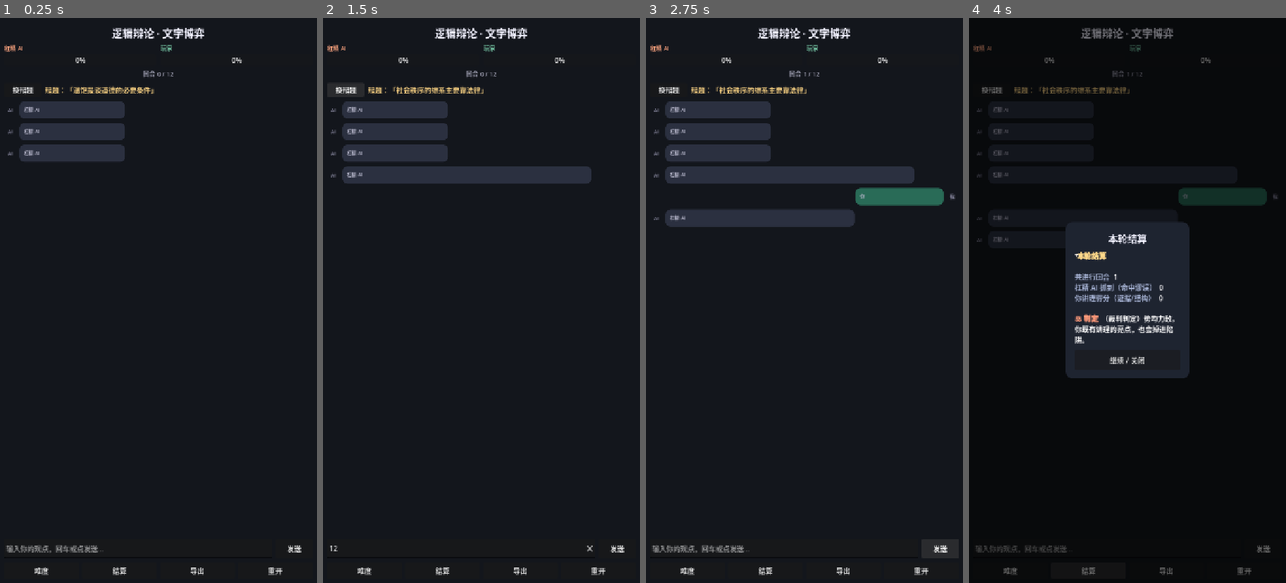
Above: before the commit, frames 1-4 (left to right).
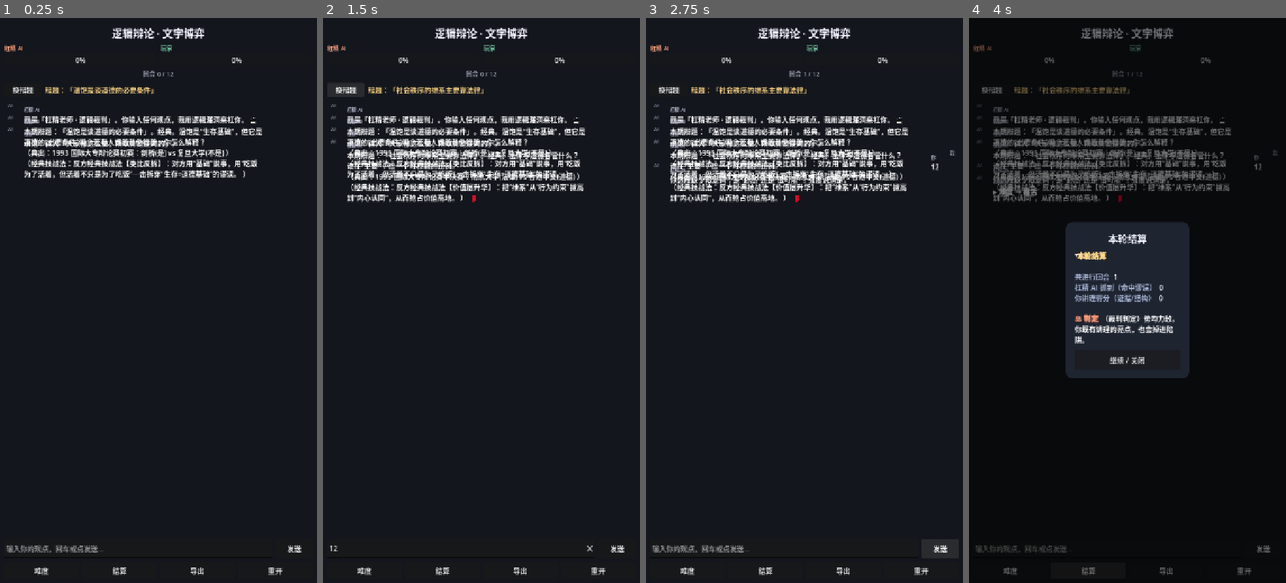
Above: after the commit, the same moments.

Repository: BJX-lin/-md-
Game: Godot game, scene res://scenes/Main.tscn
The game is run twice, just before and just after one commit, with the same random seed, the same clock (stepped at 60 frames per second) and the same inputs.
Inputs (mouse positions are in pixels of both pictures, inside the frame that each line leads up to):
- Up to frame 1 (0.25 s): no input
- Up to frame 2 (1.5 s): click (462, 549) at 0.52 s; type "12" at 0.6 s; click "换辩题" at 1.25 s
- Up to frame 3 (2.75 s): click "发送" at 2 s
- Up to frame 4 (4 s): click "难度" at 2.75 s; click "结算" at 3.5 s

The runs differ from the first frame. In frame 1, 5.8% of the frame differs, in the area x 2-83%, y 14-29%; in frame 2, 8.6%; in frame 3, 11%, in the area x 2-98%, y 14-37%; in frame 4, 6.3%.

Commit message:
修复空气泡：气泡布局改用 Godot 4 可靠写法（宽度上限在面板、RichTextLabel 自动换行+fit_content），并在 respond 返回空时兜底保证 AI 有回应；重建导入 ZIP
Co-authored-by: arena-agent <297053741+arena-agent@users.noreply.github.com>

Diff:
--- a/godot_logic_game/scripts/Main.gd
+++ b/godot_logic_game/scripts/Main.gd
@@ -250,10 +250,20 @@
 	av.vertical_alignment = VERTICAL_ALIGNMENT_CENTER
 	av.size_flags_vertical = Control.SIZE_SHRINK_CENTER
 
-	# 气泡
+	# 气泡最大宽度：优先用视口宽度（_scroll.size.x 在首次构建时为 0，不可靠）
+	var view_w := 720.0
+	var vp := get_viewport()
+	if vp != null:
+		view_w = vp.get_visible_rect().size.x
+	if _scroll != null:
+		view_w = maxf(view_w, _scroll.size.x)
+	var max_w := maxf(220.0, view_w * 0.78)
+
+	# 气泡面板（宽度上限放在面板上，RichTextLabel 在里面自动换行）
 	var panel := PanelContainer.new()
 	panel.size_flags_horizontal = Control.SIZE_SHRINK_BEGIN
 	panel.size_flags_vertical = Control.SIZE_SHRINK_BEGIN
+	panel.custom_maximum_size = Vector2(max_w, 0)
 	var sb := StyleBoxFlat.new()
 	if is_ai:
 		sb.bg_color = Color(0.17, 0.19, 0.25)
@@ -275,12 +285,10 @@
 	msg.bbcode_enabled = true
 	msg.text = text
 	msg.fit_content = true
-	msg.size_flags_horizontal = Control.SIZE_SHRINK_BEGIN
-	# 约束气泡最大宽度，让长文本自动换行，不溢出屏幕
-	var view_w := _scroll.size.x if _scroll != null else 720.0
-	var max_w := maxf(220.0, view_w * 0.78)
-	msg.custom_minimum_size = Vector2(180, 0)
-	msg.custom_maximum_size = Vector2(max_w, 0)
+	msg.scroll_active = false
+	msg.autowrap_mode = TextServer.AUTOWRAP_WORD_SMART
+	msg.size_flags_horizontal = Control.SIZE_EXPAND_FILL
+	msg.size_flags_vertical = Control.SIZE_SHRINK_BEGIN
 	body.add_child(msg)
 
 	var spacer := Control.new()
@@ -330,7 +338,11 @@
 	_input.clear()
 	_say_player(t)
 	var r: Dictionary = engine.respond(t)
-	_ai_say(str(r.get("text", "")))
+	var reply := str(r.get("text", ""))
+	if reply.strip_edges().is_empty():
+		# 兜底：即便引擎意外返回空，也保证 AI 有回应，不出现空气泡
+		reply = KnowledgeBase.pick(KnowledgeBase.ATTACKS)
+	_ai_say(reply)
 	if r.get("hit", false):
 		_app_toast("命中：" + str(r.get("tone", "")))
 	_refresh_hud()
Not shown, changed: godot_logic_game_import.zip
